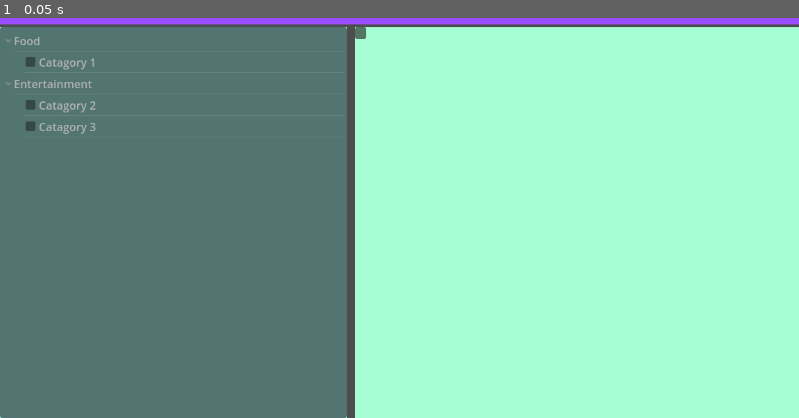
Above: before the commit, frame 1.
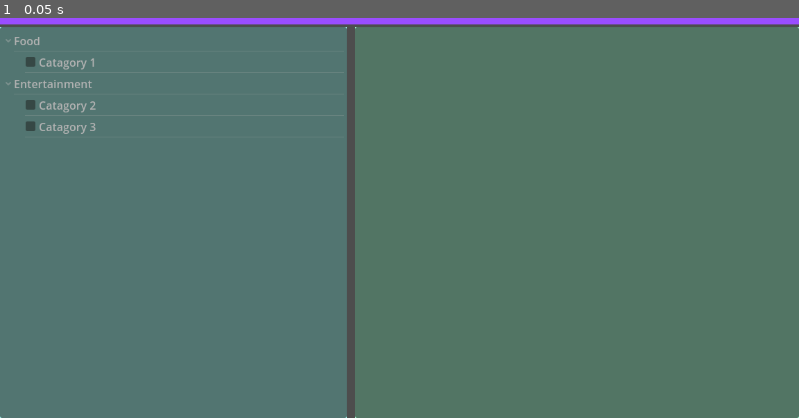
Above: after the commit, the same moment.

Repository: GenericUserIsTaken/AccessHackProj
Game: Godot game, scene res://checklist.tscn
Same seed, same stepped clock (60 frames per second), same inputs: the game is played once before the commit and once after it. This scene is started directly instead of the project's main scene.
Inputs:
- Up to frame 1 (0.05 s): no input

The runs differ from the first frame. In frame 1, 54% of the frame differs, in the area x 44-100%, y 2-100%.

Commit message:
changes to global lmao
mergeconflicter no conflicting

Diff:
--- a/checklist.gd
+++ b/checklist.gd
@@ -5,36 +5,48 @@
 
 # Called when the node enters the scene tree for the first time.
 func _ready() -> void:
+
+	# if the json is loaded already, immediately load the activities list
+	# otherwise, wait for the loaded signal from the Global script
+	if Global.has_loaded_activities_json:
+		rebuild_activities_list()
+	else:
+		Global.loaded_activities_json.connect(_on_loaded_activities_json)
+
+func _on_loaded_activities_json():
+	rebuild_activities_list()
+
+func rebuild_activities_list():
+	# build a tree from the json file of activities
 	a_list.create_item()
 
-	var json = JSON.new()
-	var activities = JSON.parse_string(FileAccess.get_file_as_string("res://data/activities.json"))
-
-	for activity_name in activities:
+	for activity_name in Global.activities:
 		var activity = a_list.create_item()
 		activity.set_text(0, activity_name.capitalize())
-		#activity.collapsed = true
 
-		for catagory_name in activities[activity_name]:
+		for catagory_name in Global.activities[activity_name]:
 			var catagory = a_list.create_item(activity)
 			catagory.set_cell_mode(0, TreeItem.CELL_MODE_CHECK)
 			catagory.set_editable(0, true)
 			catagory.set_text(0, catagory_name.capitalize())
-			catagory.set_metadata(0, catagory_name)
+			catagory.set_metadata(0, activity_name + "," + catagory_name)
 
 func _on_activities_list_item_edited() -> void:
-	record_checked_catagories()
 
-func record_checked_catagories():
+	# rebuild a list of all chosen activities
+	Global.chosen_activities.clear()
 
-	var checked_list = []
-
-	var tree_node = $"%ActivitiesList".get_root().get_first_child()
+	var tree_node = a_list.get_root().get_first_child()
 	while tree_node != null:
 
 		if tree_node.is_checked(0):
-			checked_list.append(tree_node.get_metadata(0))
+			var activity_as_string = tree_node.get_metadata(0)
+			Global.chosen_activities.append(activity_as_string)
 
 		tree_node = tree_node.get_next_in_tree()
 
-	print(checked_list)
+	print(Global.chosen_activities)
+
+func rebuild_chosen_list():
+	c_list.clear()
+	c_list.create_item()
--- a/checklist.tscn
+++ b/checklist.tscn
@@ -82,8 +82,13 @@
 
 [node name="ChosenList" type="Tree" parent="VBoxContainer/Control2/HSplitContainer/Control2"]
 unique_name_in_owner = true
-layout_mode = 0
-offset_right = 16.0
-offset_bottom = 17.0
+layout_mode = 1
+anchors_preset = 15
+anchor_right = 1.0
+anchor_bottom = 1.0
+grow_horizontal = 2
+grow_vertical = 2
+hide_root = true
+select_mode = 1
 
 [connection signal="item_edited" from="VBoxContainer/Control2/HSplitContainer/Control/ActivitiesList" to="." method="_on_activities_list_item_edited"]
--- a/global.gd
+++ b/global.gd
@@ -1,12 +1,19 @@
 extends Node
 
+signal loaded_activities_json()
+var has_loaded_activities_json := false
+
+var activities = {}
+var chosen_activities = []
 
 # Called when the node enters the scene tree for the first time.
 func _ready() -> void:
 	print("hello")
-	pass # Replace with function body.
+	load_activities_json()
 
-
-# Called every frame. 'delta' is the elapsed time since the previous frame.
-func _process(delta: float) -> void:
-	pass
+func load_activities_json():
+	var json = JSON.new()
+	activities = JSON.parse_string(FileAccess.get_file_as_string("res://data/activities.json"))
+	has_loaded_activities_json = true
+	loaded_activities_json.emit()
+	print("loaded activities json")
